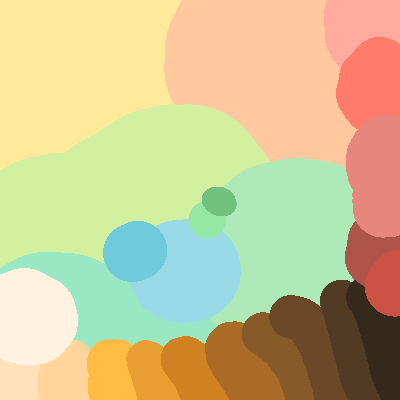
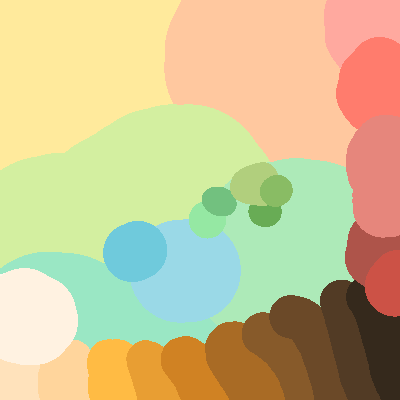
Two versions of the same layered image (400 x 400). Layer-by-layer changes:
painted on "Målarlager 3" over [230,162,293,227]
painted on "Bakgrund" over [230,162,293,227]
